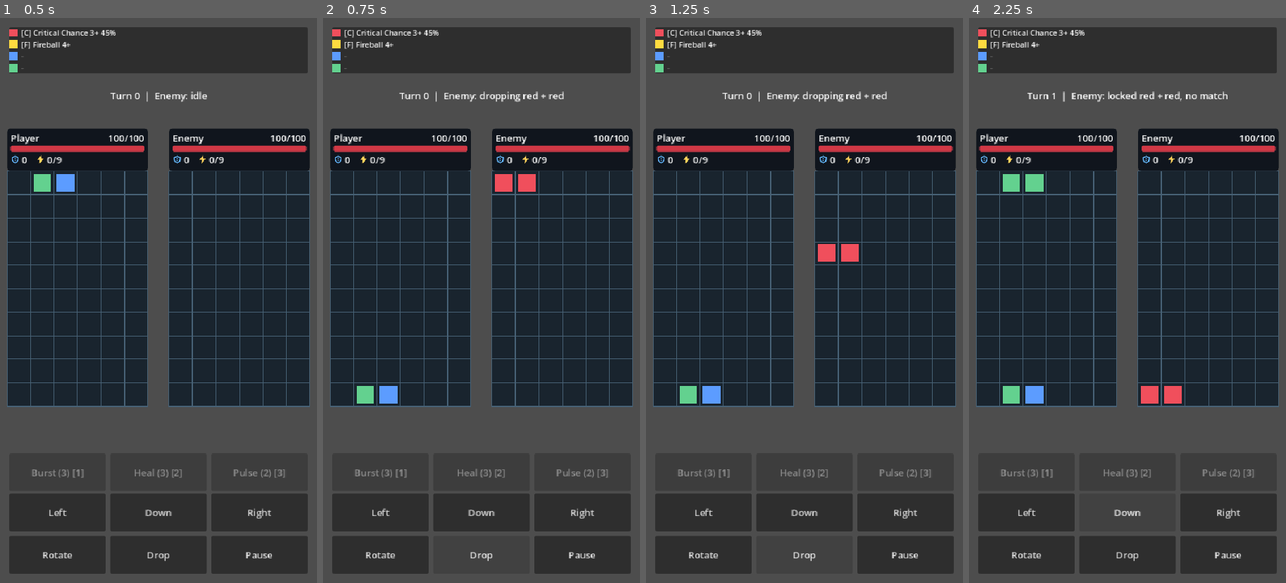
Above: before the commit, frames 1-4 (left to right).
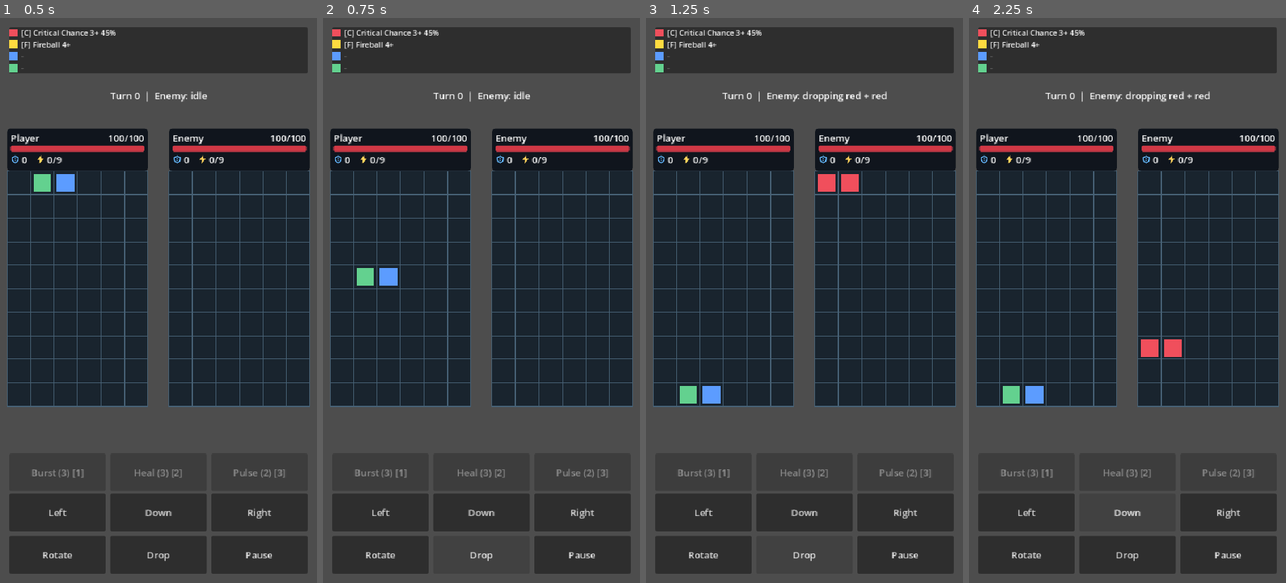
Above: after the commit, the same moments.

Repository: emarose/puzzle-fighter
Game: Godot game, scene res://scenes/main/Main.tscn
The game is run twice, just before and just after one commit, with the same random seed, the same clock (stepped at 60 frames per second) and the same inputs.
Inputs:
- Up to frame 1 (0.5 s): no input
- Up to frame 2 (0.75 s): click "Drop" at 0.5 s
- Up to frame 3 (1.25 s): no input
- Up to frame 4 (2.25 s): click "Left" at 1.25 s; click "Down" at 2 s

Frame 1 is identical in both runs. In frame 2, 1.4% of the frame differs, in the area x 10-76%, y 13-69%; in frame 3, 0.7%; in frame 4, 1.5%, in the area x 10-82%, y 13-69%.

Commit message:
feat: fall animation

Diff:
--- a/scripts/battle/BattleController.gd
+++ b/scripts/battle/BattleController.gd
@@ -7,6 +7,7 @@
 @onready var enemy_board_manager: Node = $EnemyBoardContainer.get_node_or_null("BoardManager")
 
 @export var fall_interval: float = 0.75
+@export var hard_drop_seconds_per_cell: float = 0.04
 
 var piece_spawner: PieceSpawner = PieceSpawner.new()
 var active_piece: Piece
@@ -15,6 +16,7 @@
 var combat_manager: CombatManager = CombatManager.new()
 var skill_manager: SkillManager = SkillManager.new()
 var special_gem_manager: SpecialGemManager = SpecialGemManager.new()
+var is_hard_dropping: bool = false
 
 func _ready() -> void:
 	event_bus = EventBus.get_instance()
@@ -105,6 +107,8 @@
 
 func _process(delta: float) -> void:
 	if active_piece == null:
+		return
+	if is_hard_dropping:
 		return
 	if battle_manager == null:
 		return
@@ -528,24 +532,18 @@
 	return true
 
 func hard_drop() -> bool:
-	if active_piece == null:
-		return false
-
-	while true:
-		var next_position := active_piece.logical_position + Vector2i(0, 1)
-		var candidate_positions: Array = []
-		for position in active_piece.get_block_positions():
-			candidate_positions.append(position + Vector2i(0, 1))
-
-		if not board_manager.can_place_block_positions(candidate_positions, Vector2i.ZERO):
-			break
-
-		active_piece.logical_position = next_position
-
-	call_deferred("_lock_active_piece_after_drop")
-	return true
-
-func _lock_active_piece_after_drop() -> void:
+	if active_piece == null or is_hard_dropping:
+		return false
+
+	is_hard_dropping = true
+	call_deferred("_run_hard_drop")
+	return true
+
+# Steps the piece down one cell at a time, like the natural fall.
+func _run_hard_drop() -> void:
+	while active_piece != null and try_move(Vector2i.DOWN):
+		await get_tree().create_timer(hard_drop_seconds_per_cell).timeout
+	is_hard_dropping = false
 	await lock_active_piece()
 
 func lock_active_piece() -> bool:
--- a/scripts/board/BoardView.gd
+++ b/scripts/board/BoardView.gd
@@ -7,6 +7,7 @@
 @export var cell_size: Vector2 = Vector2(40, 40)
 @export var board_manager_path: NodePath
 @export var match_highlight_duration: float = 0.4
+@export var gravity_fall_seconds_per_cell: float = 0.06
 
 var board_manager: BoardManager
 @onready var match_outline: BoardMatchOutline = $MatchOutline
@@ -16,6 +17,9 @@
 var explosion_progress: float = 0.0
 var explosion_color: Color = Color.WHITE
 var explosion_tween: Tween
+var gravity_movements: Array = []
+var gravity_cells_fallen: int = 0
+var gravity_tween: Tween
 # Presentation inputs injected by the owner; the view never queries game logic.
 var special_gem_labels: Dictionary = {}
 var gem_status_provider: Callable = Callable()
@@ -42,6 +46,8 @@
     if board_manager != null:
         board_columns = int(board_manager.columns)
         board_rows = int(board_manager.rows)
+        if not board_manager.gravity_applied.is_connected(_animate_gravity):
+            board_manager.gravity_applied.connect(_animate_gravity)
     match_outline.configure(Vector2i(board_columns, board_rows), cell_size)
     queue_redraw()
 
@@ -95,6 +101,42 @@
     explosion_tween = null
     queue_redraw()
 
+func _animate_gravity(movements: Array) -> void:
+    if movements.is_empty():
+        return
+    if gravity_tween != null and gravity_tween.is_running():
+        gravity_tween.kill()
+
+    gravity_movements = movements.duplicate(true)
+    gravity_cells_fallen = 0
+    var longest_fall: int = 1
+    for movement in gravity_movements:
+        var source: Vector2i = movement.get("from", Vector2i.ZERO)
+        var destination: Vector2i = movement.get("to", source)
+        longest_fall = maxi(longest_fall, destination.y - source.y)
+
+    gravity_tween = create_tween()
+    gravity_tween.tween_method(
+        Callable(self, "_set_gravity_cells_fallen"),
+        0.0,
+        float(longest_fall),
+        longest_fall * gravity_fall_seconds_per_cell
+    )
+    gravity_tween.tween_callback(Callable(self, "_clear_gravity_animation"))
+
+# Whole cells only, so blocks hop cell by cell instead of sliding.
+func _set_gravity_cells_fallen(cells: float) -> void:
+    var whole_cells: int = int(floor(cells))
+    if whole_cells != gravity_cells_fallen:
+        gravity_cells_fallen = whole_cells
+        queue_redraw()
+
+func _clear_gravity_animation() -> void:
+    gravity_movements.clear()
+    gravity_cells_fallen = 0
+    gravity_tween = null
+    queue_redraw()
+
 func find_prepared_group_at_screen_position(screen_position: Vector2, groups: Array, padding: float = 12.0) -> MatchManager.PreparedGroup:
     var local_position: Vector2 = to_local(screen_position)
     var best: MatchManager.PreparedGroup = null
@@ -146,9 +188,17 @@
     if board_manager == null:
         return
 
+    var animated_destinations: Dictionary = {}
+    for movement in gravity_movements:
+        var destination: Vector2i = movement.get("to", Vector2i(-1, -1))
+        animated_destinations[board_manager.cell_key(destination)] = true
+
     for y in range(board_rows):
         for x in range(board_columns):
-            var cell: BoardCell = board_manager.get_cell(Vector2i(x, y))
+            var cell_position := Vector2i(x, y)
+            if animated_destinations.has(board_manager.cell_key(cell_position)):
+                continue
+            var cell: BoardCell = board_manager.get_cell(cell_position)
             if cell.is_empty:
                 continue
 
@@ -161,6 +211,21 @@
             draw_rect(inner_rect, fill_color)
             if not cell.special_gem_id.is_empty():
                 _draw_special_gem_marker(inner_rect, cell.special_gem_id, Vector2i(x, y))
+
+    for movement in gravity_movements:
+        var source: Vector2i = movement.get("from", Vector2i.ZERO)
+        var destination: Vector2i = movement.get("to", source)
+        var fall_distance: int = destination.y - source.y
+        var position := Vector2(source.x, source.y + mini(gravity_cells_fallen, fall_distance))
+        var cell_inset := cell_size.x * 0.125
+        var inner_rect := Rect2(
+            position * cell_size + Vector2(cell_inset, cell_inset),
+            cell_size - Vector2(cell_inset * 2.0, cell_inset * 2.0)
+        )
+        draw_rect(inner_rect, color_for_id(str(movement.get("color_id", ""))))
+        var gem_id: String = str(movement.get("special_gem_id", ""))
+        if not gem_id.is_empty():
+            _draw_special_gem_marker(inner_rect, gem_id)
 
     for cell_position in explosion_cells:
         if typeof(cell_position) != TYPE_VECTOR2I:
--- a/scripts/core/BoardManager.gd
+++ b/scripts/core/BoardManager.gd
@@ -4,6 +4,8 @@
 
 const DEFAULT_COLUMNS: int = 6
 const DEFAULT_ROWS: int = 10
+
+signal gravity_applied(movements: Array)
 
 var columns: int = DEFAULT_COLUMNS
 var rows: int = DEFAULT_ROWS
@@ -143,9 +145,20 @@
 		return []
 	for index in range(positions.size()):
 		set_cell(positions[index], colors[index], piece_id, special_gem_ids[index])
-	return positions
-
-func apply_gravity() -> void:
+
+	# Each block falls independently if nothing supports it.
+	var settled_positions: Array = []
+	for position in positions:
+		var cells_below: int = 0
+		for y in range(position.y + 1, rows):
+			if not is_cell_empty(Vector2i(position.x, y)):
+				cells_below += 1
+		settled_positions.append(Vector2i(position.x, rows - 1 - cells_below))
+	apply_gravity()
+	return settled_positions
+
+func apply_gravity() -> Array:
+	var movements: Array = []
 	for x in range(columns):
 		var column_cells: Array = []
 		for y in range(rows - 1, -1, -1):
@@ -162,6 +175,12 @@
 			var source_data: BoardCell = get_cell(source_cell)
 			var target_cell: Vector2i = Vector2i(x, y)
 			if source_cell != target_cell:
+				movements.append({
+					"from": source_cell,
+					"to": target_cell,
+					"color_id": source_data.color_id,
+					"special_gem_id": source_data.special_gem_id,
+				})
 				set_cell(
 					target_cell,
 					source_data.color_id,
@@ -170,6 +189,9 @@
 				)
 				set_cell(source_cell, "", "")
 	prepared_groups = refresh_prepared_groups(prepared_groups)
+	if not movements.is_empty():
+		gravity_applied.emit(movements)
+	return movements
 
 func detect_matches() -> Array:
 	var matches: Array = []
--- a/tests/MobileInput_test.gd
+++ b/tests/MobileInput_test.gd
@@ -79,8 +79,10 @@
 		"BattleHud/MarginContainer/VBoxContainer/MobileControls/ActionControls/HardDrop"
 	)
 	hard_drop_button.pressed.emit()
-	await process_frame
-	await process_frame
+	for _frame in range(300):
+		if piece.is_locked:
+			break
+		await process_frame
 	assert(piece.is_locked)
 
 	print("MobileInput_test passed")
--- a/tests/PieceSpawner_test.gd
+++ b/tests/PieceSpawner_test.gd
@@ -28,8 +28,12 @@
 		mixed_piece.id
 	)
 	assert(locked_positions.size() == 2)
-	assert(board.get_cell(Vector2i(1, 1)).color_id == "red")
-	assert(board.get_cell(Vector2i(2, 1)).color_id == "blue")
+	assert(locked_positions.has(Vector2i(1, 9)))
+	assert(locked_positions.has(Vector2i(2, 9)))
+	assert(board.get_cell(Vector2i(1, 9)).color_id == "red")
+	assert(board.get_cell(Vector2i(2, 9)).color_id == "blue")
+	assert(board.is_cell_empty(Vector2i(1, 1)))
+	assert(board.is_cell_empty(Vector2i(2, 1)))
 
 	var invalid_piece: Piece = spawner.create_piece_with_colors(
 		["green", "yellow"],
